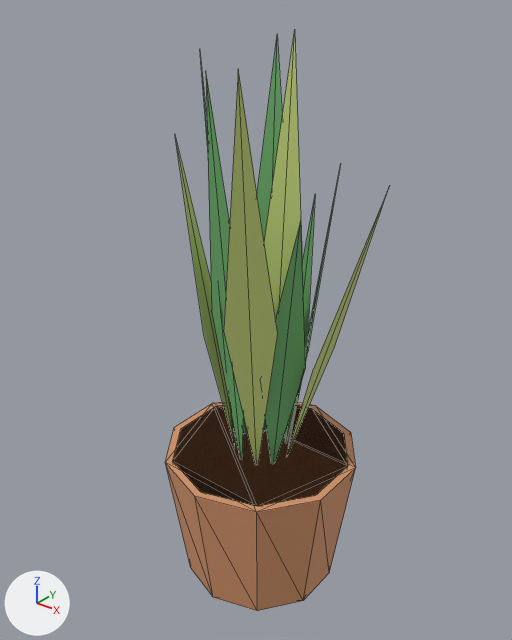
One commit to the glTF model assets/models/apartment/plant_snake.glb: the scene before it, then after it.
Rendered twice from a 50 mm lens placed at (0.562, -0.715, 0.879), pointed at (-0.016, 0.008, 0.431). Arrows for +X, +Y and +Z are at lower left; the lights stay in place. The older version comes first. Mesh edges are drawn as thin lines. Vertices at exactly the same position are counted once.

In view in the first picture: 'plant_snake'.
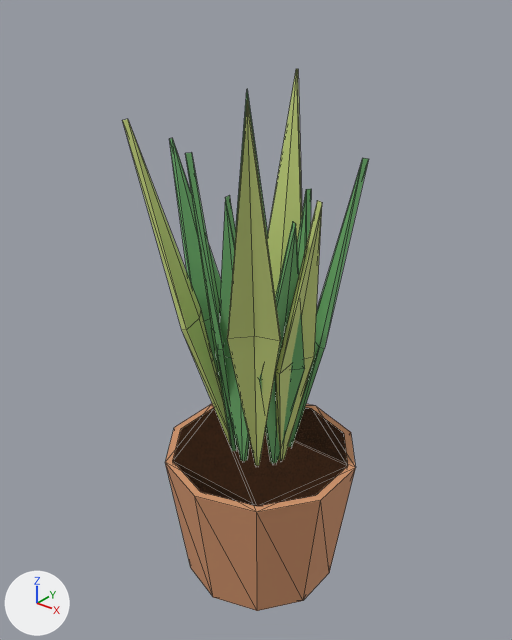
Patch to the scene script:
```diff
--- a/assets/models/apartment/plant_snake.glb.py
+++ b/assets/models/apartment/plant_snake.glb.py
@@ me_cone_008 @@
 # used by ob_plant_snake; location = (0.0, 0.0, 0.11)
-me_cone_008.from_pydata(...)  # 84 vertices, 94 faces; spans x -0.143..0.169, y -0.15..0.15, z -0.11..0.707
+me_cone_008.from_pydata(...)  # 150 vertices, 248 faces; spans x -0.186..0.143, y -0.15..0.15, z -0.11..0.656
+# me_cone_008 part 1: the loose piece of 4 vertices spanning x -0.078..-0.016, y 0.034..0.131, z 0.09..0.697 is rebuilt with 10 vertices and now spans x -0.055..0.014, y 0.035..0.121, z 0.089..0.656, in mat_leafstripe (green #c4d37c)
+# me_cone_008 part 2: the loose piece of 4 vertices spanning x -0.122..-0.038, y -0.008..0.059, z 0.09..0.533 is rebuilt with 10 vertices and now spans x -0.186..-0.036, y -0.025..0.046, z 0.089..0.559
+# me_cone_008 part 3: the loose piece of 4 vertices spanning x 0.039..0.169, y -0.018..0.051, z 0.09..0.546 is rebuilt with 10 vertices and now spans x 0.036..0.103, y -0.044..0.027, z 0.089..0.524
+# me_cone_008 part 4: the loose piece of 4 vertices spanning x -0.065..-0.021, y -0.062..-0.008, z 0.09..0.691 is rebuilt with 10 vertices and now spans x -0.071..-0.013, y -0.074..-0.022, z 0.09..0.57
+# me_cone_008 part 5: the loose piece of 4 vertices spanning x -0.044..0.026, y -0.087..-0.04, z 0.09..0.672 is rebuilt with 10 vertices and now spans x -0.035..0.035, y -0.073..-0.036, z 0.09..0.525
+# me_cone_008 part 6: the loose piece of 4 vertices spanning x -0.107..-0.037, y -0.062..0.002, z 0.09..0.584 is rebuilt with 10 vertices and now spans x -0.165..-0.032, y -0.084..-0.014, z 0.089..0.602
+# me_cone_008 part 7: the loose piece of 4 vertices spanning x 0.036..0.096, y -0.062..0.001, z 0.09..0.508 is rebuilt with 10 vertices and now spans x 0.033..0.082, y -0.059..0.008, z 0.09..0.499
+# me_cone_008 part 8: the loose piece of 4 vertices spanning x 0.018..0.082, y -0.144..-0.035, z 0.09..0.686 is rebuilt with 10 vertices and now spans x 0.012..0.076, y -0.12..-0.031, z 0.089..0.653
+# me_cone_008 part 9: the loose piece of 4 vertices spanning x 0.033..0.083, y 0.008..0.066, z 0.09..0.555 is rebuilt with 10 vertices and now spans x 0.027..0.102, y 0.024..0.093, z 0.089..0.558
+# me_cone_008 part 10: the loose piece of 4 vertices spanning x 0.0..0.06, y 0.029..0.066, z 0.09..0.506 is rebuilt with 10 vertices and now spans x -0.007..0.058, y 0.026..0.066, z 0.09..0.512
+# me_cone_008 part 11
+# 4 vertices are removed from x -0.048..0.02, y 0.039..0.094, z 0.09..0.707
+# 2 faces are deleted
+# 10 vertices are added at x -0.137..-0.026, y 0.026..0.136, z 0.089..0.619
+# 16 new faces join them, mat_leaf (green #6cad6c)
 me_cone_008.materials.append(mat_clay)
```

Where the change shows, as pixel boxes (x1, y1, x2, y2) in the pictures (512 x 640 px):
'plant_snake', reshaped (10% wider, 7% shorter): before (165, 30, 388, 611); after (122, 69, 368, 611)
part 1 of me_cone_008, rebuilt: before (257, 39, 282, 431); after (267, 69, 302, 297)
part 2 of me_cone_008, rebuilt (mostly hidden before): before (243, 415, 247, 434); after (169, 138, 221, 385)
part 3 of me_cone_008, rebuilt (53% narrower): before (287, 190, 388, 455); after (275, 200, 322, 461)
part 4 of me_cone_008, rebuilt (47% wider, 24% shorter): before (200, 54, 235, 448); after (185, 152, 237, 451)
part 5 of me_cone_008, rebuilt: before (206, 74, 243, 458); after (217, 195, 250, 462)
part 6 of me_cone_008, rebuilt (79% wider): before (175, 136, 235, 443); after (122, 119, 230, 444)
part 7 of me_cone_008, rebuilt (12% wider): before (265, 221, 306, 463); after (259, 221, 305, 464)
part 8 of me_cone_008, rebuilt (7% shorter): before (224, 70, 278, 464); after (227, 99, 281, 466)
part 9 of me_cone_008, rebuilt (56% wider): before (288, 175, 339, 448); after (288, 158, 368, 447)
part 10 of me_cone_008, rebuilt: before (285, 198, 315, 442); after (297, 189, 311, 273)
part 11 of me_cone_008, cut back (mostly hidden afterwards): before (264, 30, 301, 319); after (236, 91, 268, 237)
